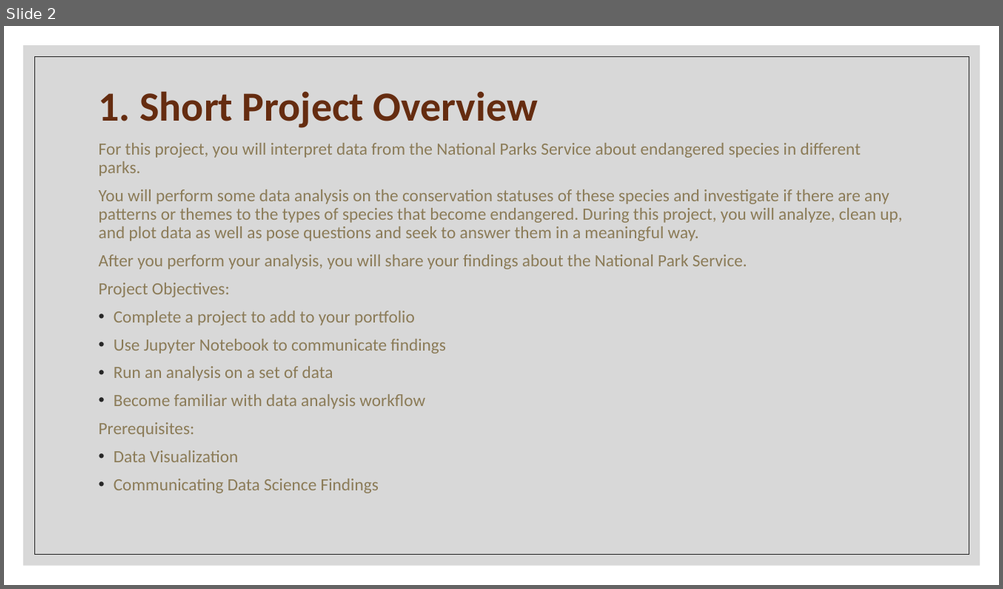
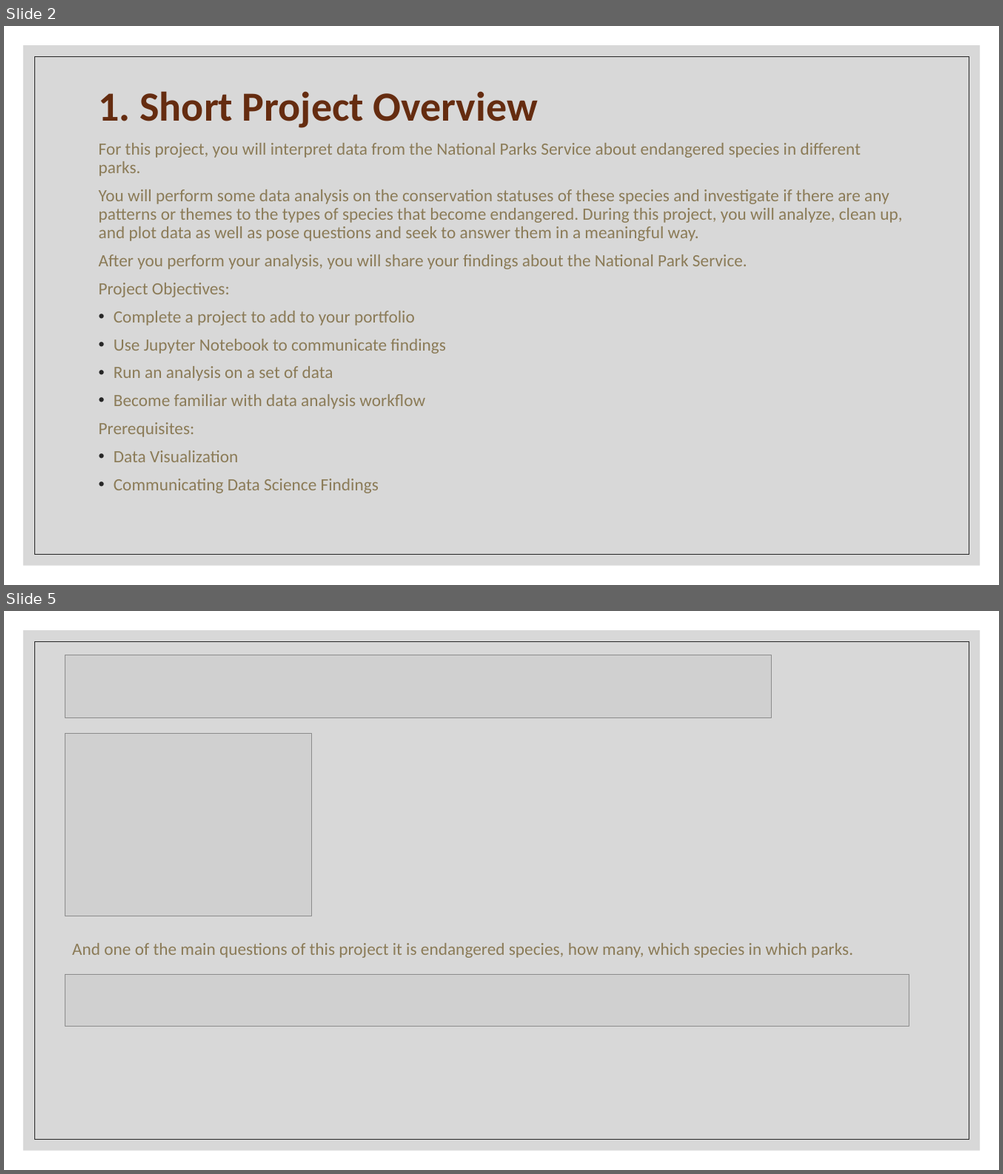
Before and after one commit to Kate-Pol/Biodiversity-in-National-Parks, a slide deck: Project Presentation.pptx. Shown one above the other, each under a label of ours: slide 2 before the commit, slides 2 and 5 after it; the slides between them are not shown. The pictures are 1003x589 and 1003x1174 pixels, drawn with LibreOffice and Linux fonts; fonts in the diff are those of the drawing; grey boxes stand for pictures. Boxes give left, top, right and bottom in pixels: in the first picture for what was removed or moved away, otherwise in the second. Text is boxed around its words. In the diff, an @@ line names an element or a change of style, - is before the commit and + after.

```diff
--- a/Project Presentation.pptx
+++ b/Project Presentation.pptx
@@ slide 5 added at bbox=[4, 611, 999, 1170], background #FFFFFF; not listed: 2 template elements that a slide beside it also shows @@
@@ picture added at bbox=[65, 655, 771, 718] @@
@@ picture added at bbox=[65, 733, 311, 916] @@
@@ text added at bbox=[72, 943, 853, 958], 16.6 pt, text #8B7B57 @@
+And one of the main questions of this project it is endangered species, how many, which species in which parks.
@@ picture added at bbox=[65, 975, 908, 1027] @@
```
Also in this commit, not shown: 4 other slides added, 1 other file.
